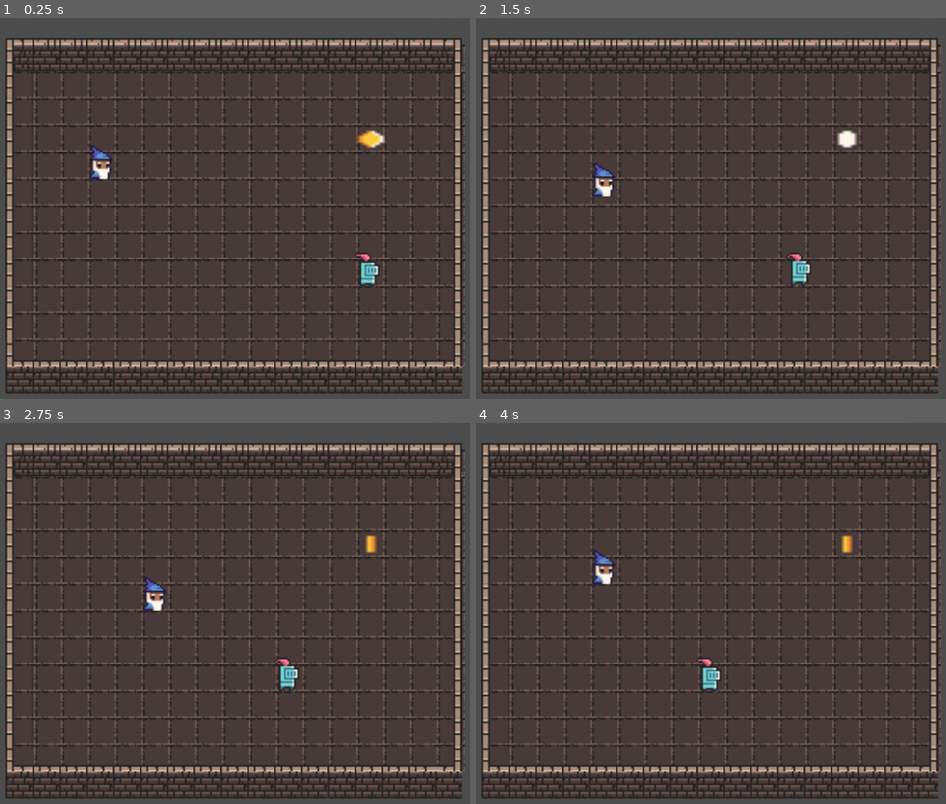
Above: before the commit, frames 1-4 (two rows, left to right).
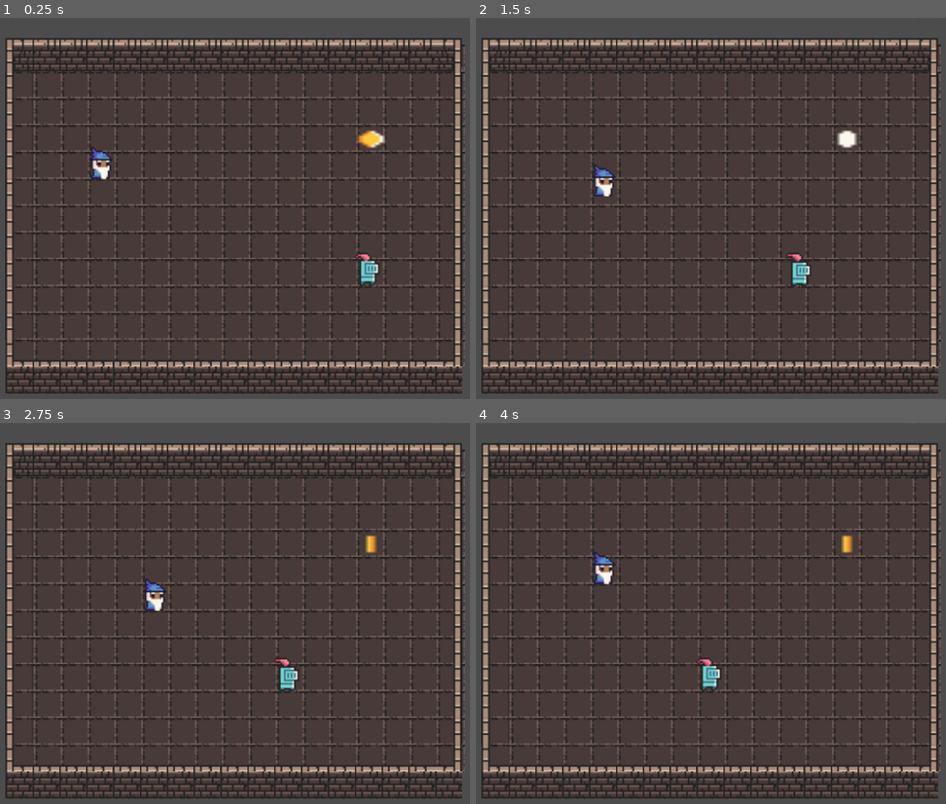
Above: after the commit, the same moments.

Repository: greenpicat/TGDJuice22
Game: Godot game, scene res://BaseScene.tscn
Same seed, same stepped clock (60 frames per second), same inputs: the game is played once before the commit and once after it.
Inputs:
- Up to frame 1 (0.25 s): no input
- Up to frame 2 (1.5 s): hold D (right) 0.53-1.28 s; tap Enter at 1.25 s; hold S (down) from 1.28 s (still down)
- Up to frame 3 (2.75 s): release S (down) at 2.03 s; hold D (right) from 2.03 s (still down)
- Up to frame 4 (4 s): release D (right) at 2.78 s; hold W (up) 2.78-3.53 s; hold A (left) from 3.53 s (still down)

The runs differ from the first frame. In frame 1, 0.3% of the frame differs, in the area x 19-81%, y 33-71%; in frame 2, 0.2%; in frame 3, 0.3%; in frame 4, 0.3%, in the area x 24-53%, y 33-71%.

Commit message:
Removed hit sound

Diff:
--- a/BaseScene.tscn
+++ b/BaseScene.tscn
@@ -1,9 +1,8 @@
-[gd_scene load_steps=33 format=2]
+[gd_scene load_steps=32 format=2]
 
 [ext_resource path="res://Player.gd" type="Script" id=1]
 [ext_resource path="res://Coin.tscn" type="PackedScene" id=2]
 [ext_resource path="res://0x72_DungeonTilesetII_v1.4.png" type="Texture" id=3]
-[ext_resource path="res://swordhit.ogg" type="AudioStream" id=4]
 [ext_resource path="res://coin.ogg" type="AudioStream" id=5]
 [ext_resource path="res://Knight.gd" type="Script" id=6]
 
@@ -487,7 +486,6 @@
 [node name="AnimatedSprite" type="AnimatedSprite" parent="Player"]
 position = Vector2( 0, -8 )
 frames = SubResource( 22 )
-frame = 1
 playing = true
 
 [node name="Knight" type="Area2D" parent="."]
@@ -501,16 +499,12 @@
 [node name="AnimatedSprite" type="AnimatedSprite" parent="Knight"]
 position = Vector2( 0, -8 )
 frames = SubResource( 26 )
-frame = 1
 playing = true
 
 [node name="Tween" type="Tween" parent="Knight"]
 
 [node name="Coin" parent="." instance=ExtResource( 2 )]
 position = Vector2( 232.927, 78.729 )
-
-[node name="HitSfx" type="AudioStreamPlayer" parent="."]
-stream = ExtResource( 4 )
 
 [node name="CoinSfx" type="AudioStreamPlayer" parent="."]
 stream = ExtResource( 5 )
--- a/Player.gd
+++ b/Player.gd
@@ -55,8 +55,5 @@
 func _on_Knight_area_entered(area):
 	print("Hit!")
 	var knight: Area2D = get_parent().get_node("Knight")
-	var sfx: AudioStreamPlayer = get_parent().get_node("HitSfx")
-	sfx.stream.loop = false
-	sfx.play()
 	knight.queue_free()
 	queue_free()
